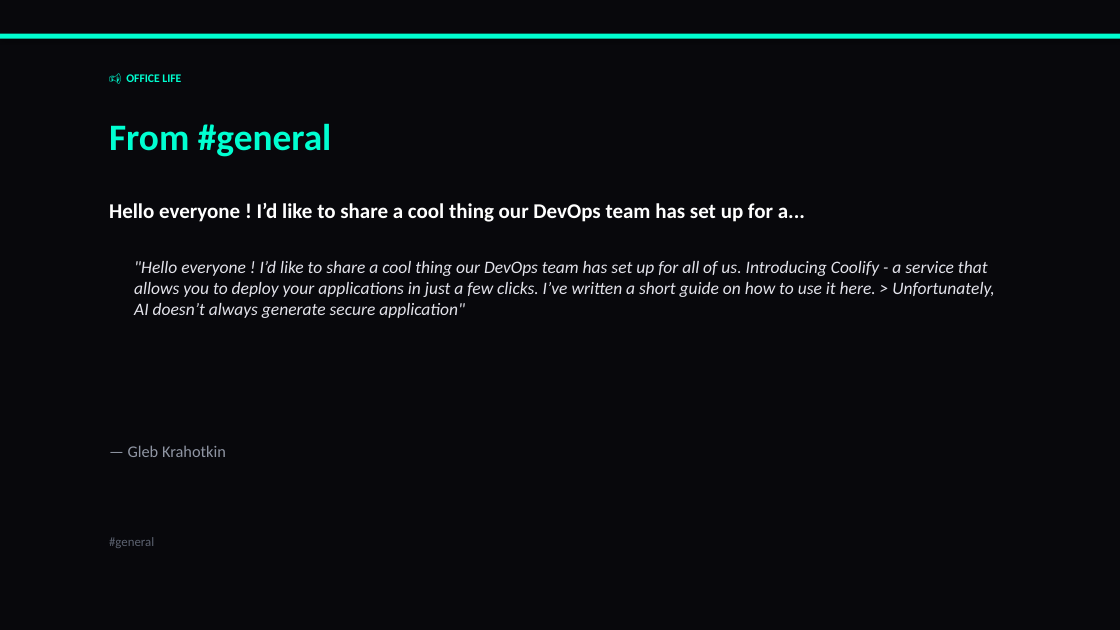
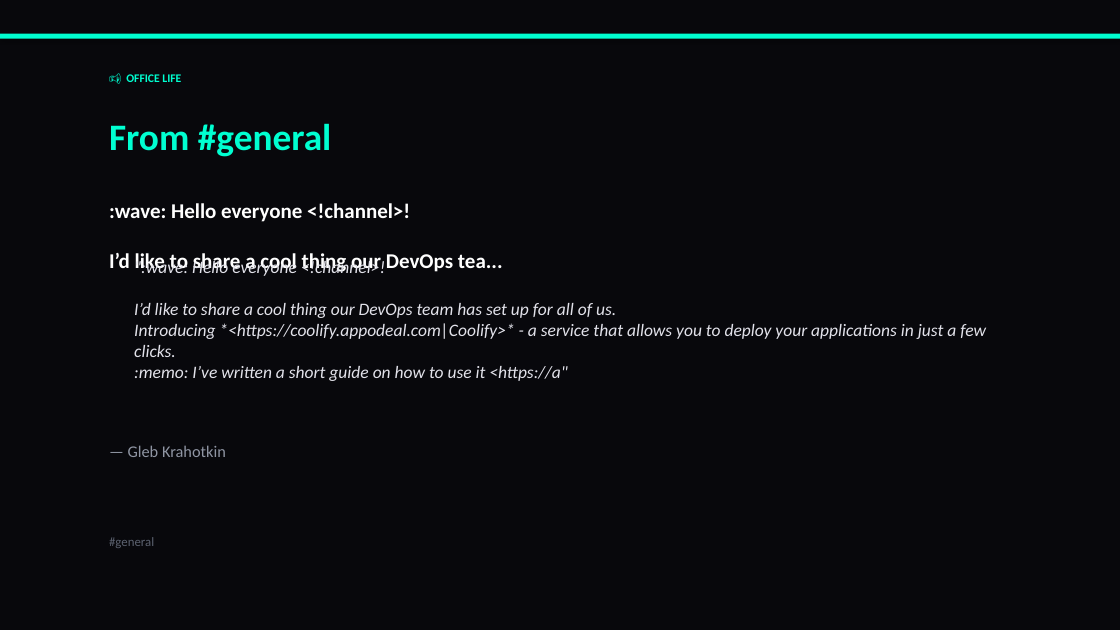
Before and after one commit to liliyagarifullina-maker/appodeal-pulse, a slide deck: slide 22 of data/archive/pulse_2026-03-13.pptx (slide 3 before the commit). Drawn at 1120x630 pixels with LibreOffice and Linux fonts; fonts in the diff are those of the drawing. Boxes give left, top, right and bottom in pixels: in the first picture for what was removed or moved away, otherwise in the second. Text is boxed around its words. In the diff, an @@ line names an element or a change of style, - is before the commit and + after.

```diff
--- a/data/archive/pulse_2026-03-13.pptx
+++ b/data/archive/pulse_2026-03-13.pptx
@@ text at <box>109,203,503,275</box>: text changed @@
-Hello everyone ! I’d like to share a cool thing our DevOps team has set up for a...
+:wave: Hello everyone <!channel>!
+I’d like to share a cool thing our DevOps tea...
@@ text at <box>134,259,986,381</box>: text changed @@
-"Hello everyone ! I’d like to share a cool thing our DevOps team has set up for all of us. Introducing Coolify - a service that allows you to deploy your applications in just a few clicks. I’ve written a short guide on how to use it here. > Unfortunately, AI doesn’t always generate secure application"
+":wave: Hello everyone <!channel>!
+I’d like to share a cool thing our DevOps team has set up for all of us.
+Introducing *<https://coolify.appodeal.com|Coolify>* - a service that allows you to deploy your applications in just a few clicks.
+:memo: I’ve written a short guide on how to use it <https://a"
```
Also in this commit, not shown: 1 other slide changed, 21 slides added, 4 slides removed, 2 other files.
